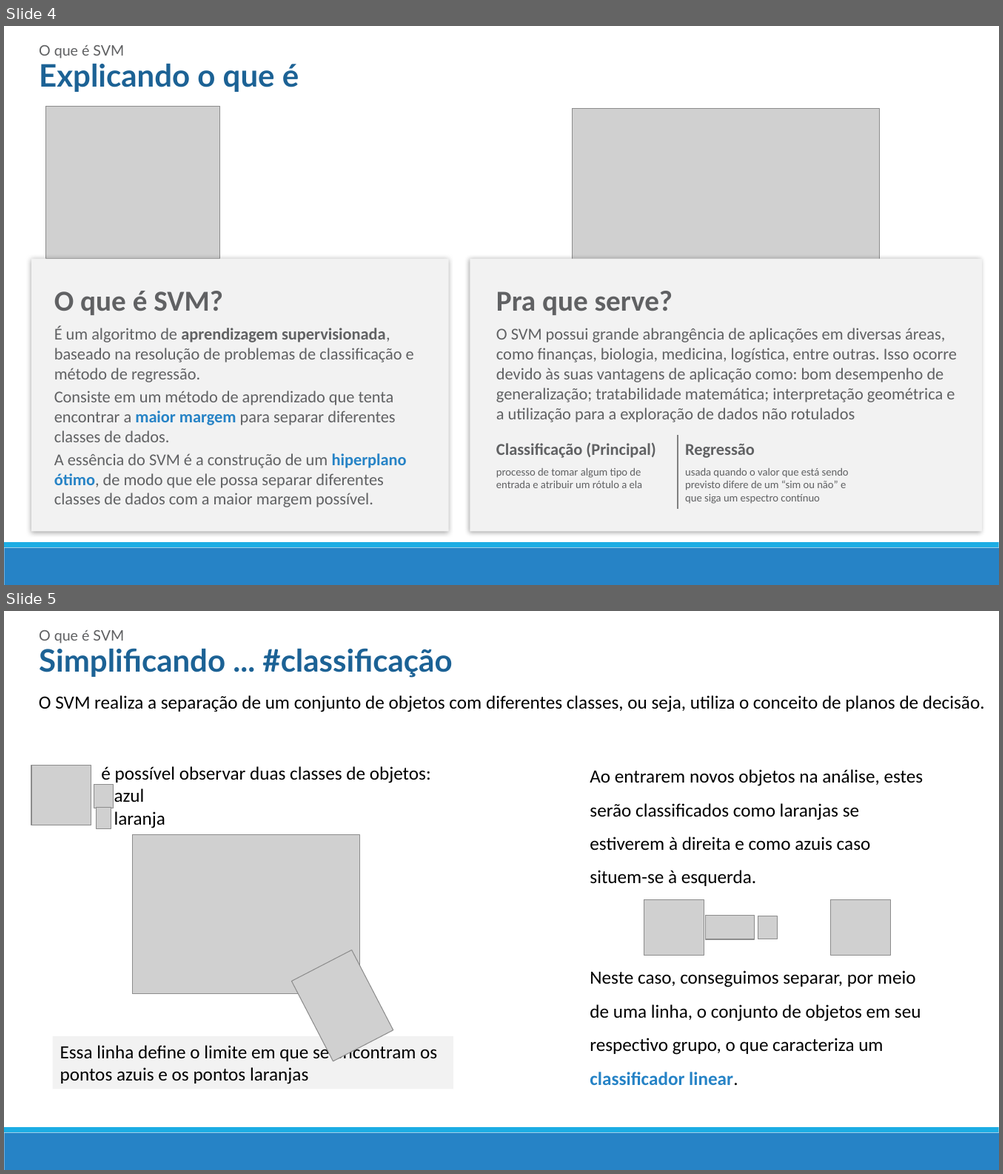
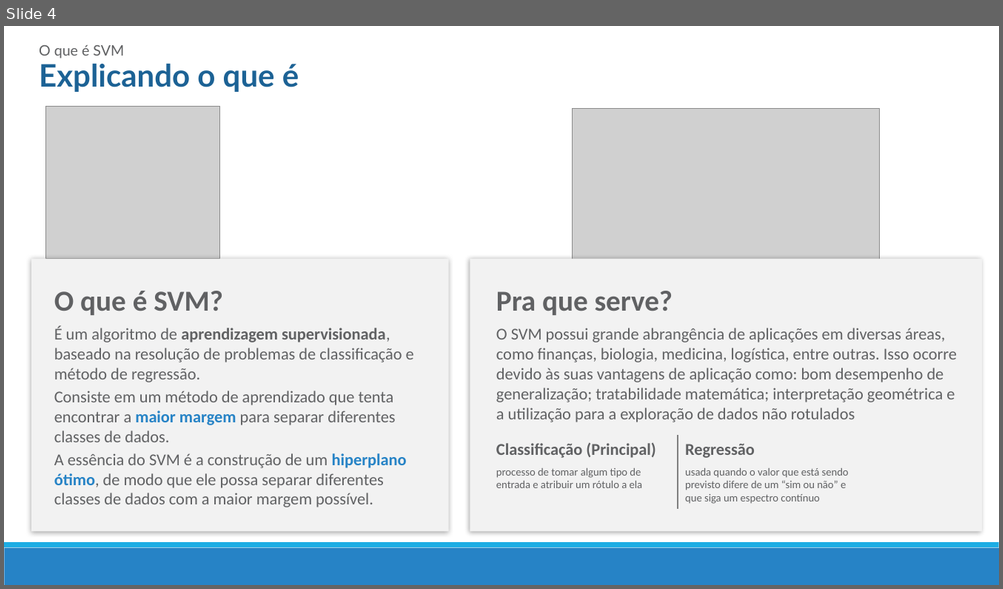
Before and after one commit to mrezende/ml-discipline, a slide deck: presentation/PresentationSVM.pptx. Shown one above the other, each under a label of ours: slides 4 and 5 before the commit, slide 4 after it. The pictures are 1003x1174 and 1003x589 pixels, drawn with LibreOffice and Linux fonts; fonts in the diff are those of the drawing; grey boxes stand for pictures. Boxes give left, top, right and bottom in pixels: in the first picture for what was removed or moved away, otherwise in the second. Text is boxed around its words. In the diff, an @@ line names an element or a change of style, - is before the commit and + after.

```diff
--- a/presentation/PresentationSVM.pptx
+++ b/presentation/PresentationSVM.pptx
@@ slide 5 removed at [4, 611, 999, 1170], background #FFFFFF; not listed: 2 template elements that a slide beside it also shows @@
@@ text removed at [39, 630, 124, 644] @@
-O que é SVM
@@ text removed at [39, 648, 452, 678] @@
-Simplificando ... #classificação
@@ text removed at [39, 695, 984, 712] @@
-O SVM realiza a separação de um conjunto de objetos com diferentes classes, ou seja, utiliza o conceito de planos de decisão.
@@ picture removed at [31, 766, 91, 825] @@
@@ picture removed at [94, 785, 114, 808] @@
@@ text removed at [101, 766, 431, 829] @@
-é possível observar duas classes de objetos:
-azul
-laranja
@@ text removed at [589, 769, 923, 1085] @@
-Ao entrarem novos objetos na análise, estes serão classificados como laranjas se estiverem à direita e como azuis caso situem-se à esquerda.
-Neste caso, conseguimos separar, por meio de uma linha, o conjunto de objetos em seu respectivo grupo, o que caracteriza um classificador linear.
@@ picture removed at [96, 808, 111, 829] @@
@@ picture removed at [132, 834, 360, 994] @@
@@ picture removed at [644, 900, 704, 956] @@
@@ picture removed at [706, 915, 754, 940] @@
@@ picture removed at [757, 916, 777, 940] @@
@@ picture removed at [831, 900, 891, 956] @@
@@ picture removed at [291, 951, 393, 1062] @@
@@ rectangle removed at [53, 1037, 453, 1090] @@
-Essa linha define o limite em que se encontram os pontos azuis e os pontos laranjas
```
Also in this commit, not shown: 6 slides changed, 2 slides added, 6 other slides removed, 1 other file.
